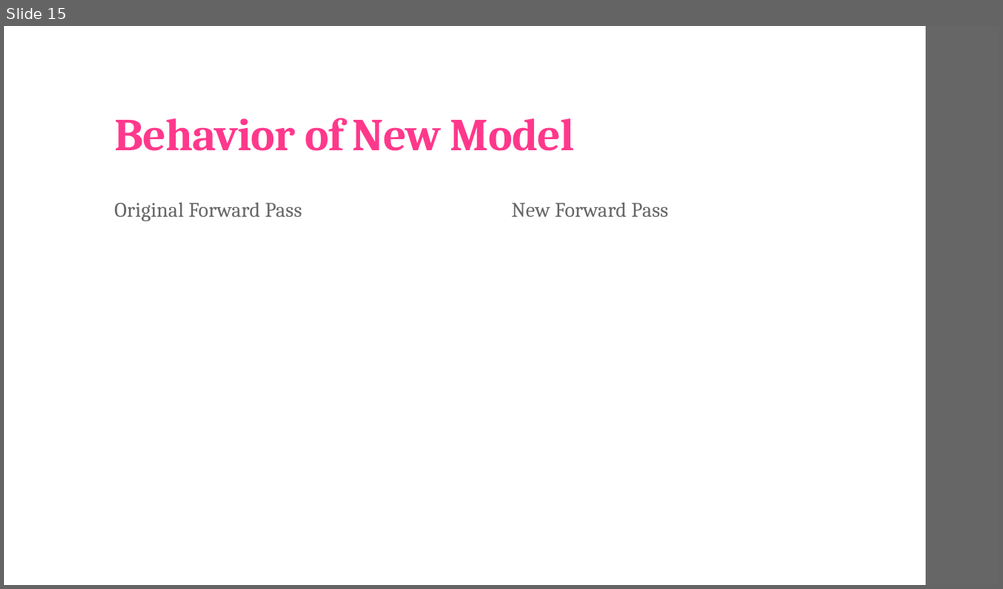
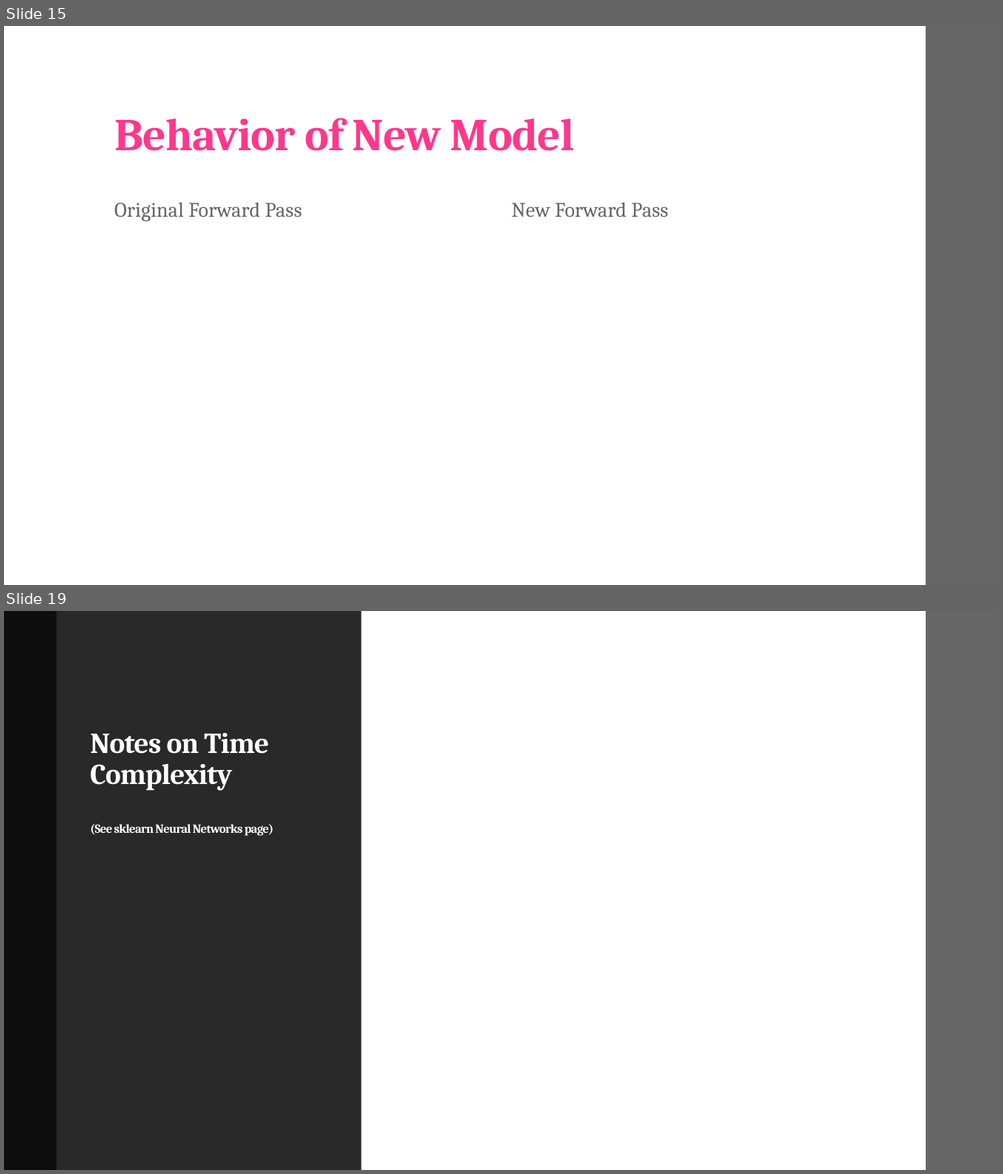
Before and after one commit to landonbuell/Convolutional-Neural-Networks, a slide deck: Presentations/02_04_2020/Modifying Layer Activations.pptx. Shown one above the other, each under a label of ours: slide 15 before the commit, slides 15 and 19 after it; the slides between them are not shown. The pictures are 1003x589 and 1003x1174 pixels, drawn with LibreOffice and Linux fonts; fonts in the diff are those of the drawing; grey boxes stand for pictures. Boxes give left, top, right and bottom in pixels: in the first picture for what was removed or moved away, otherwise in the second. Text is boxed around its words. In the diff, an @@ line names an element or a change of style, - is before the commit and + after.

```diff
--- a/Presentations/02_04_2020/Modifying Layer Activations.pptx
+++ b/Presentations/02_04_2020/Modifying Layer Activations.pptx
@@ slide 19 added at [4, 611, 999, 1170], background #FFFFFF; not listed: 1 template element that a slide beside it also shows @@
@@ rectangle added at [4, 611, 57, 1170], fill #0D0D0D @@
@@ rectangle added at [57, 611, 361, 1170], fill #292929 @@
@@ rectangle added at [361, 611, 925, 1170], fill #FFFFFF @@
@@ title added at [90, 733, 273, 836], 12 pt, text #FFFFFF, bold @@
+Notes on Time Complexity
+(See sklearn Neural Networks page)
```
Also in this commit, not shown: 4 slides changed, 9 other slides added, 5 other files.
